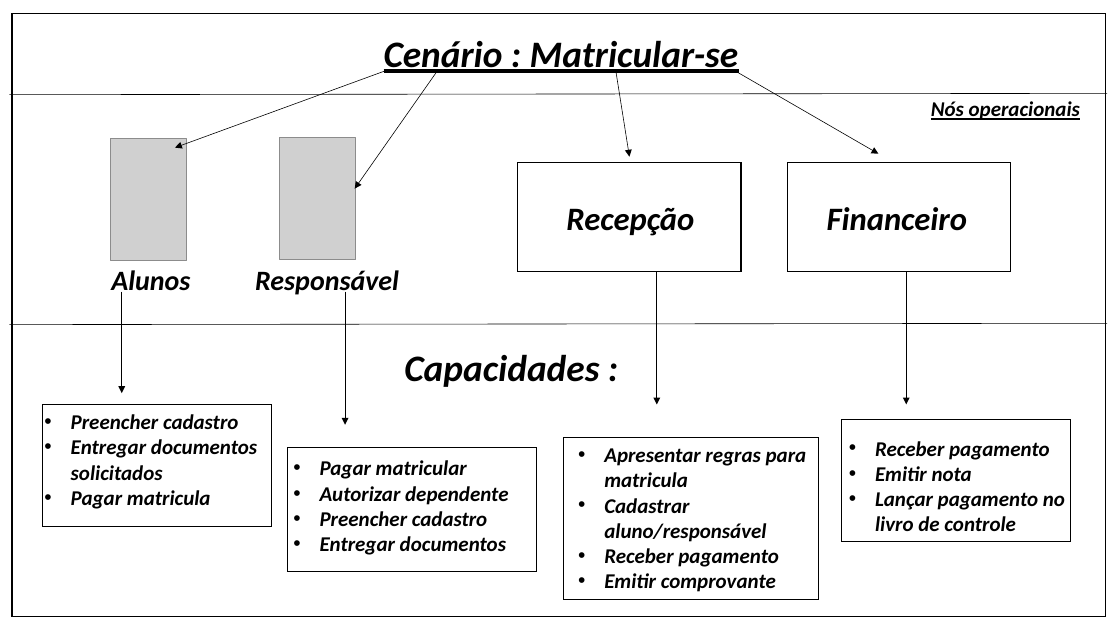
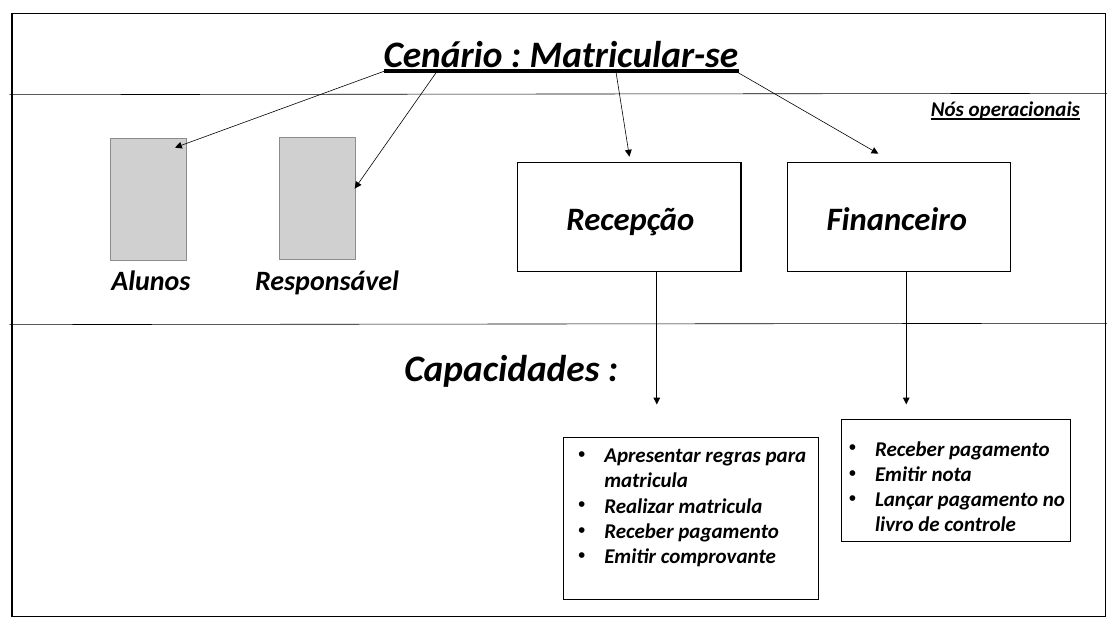
Before and after one commit to Ney-Rocha/OPE-3-semestre, a slide deck: slide 5 of cenario_de_negocio.pptx. Drawn at 1120x630 pixels with LibreOffice and Linux fonts; fonts in the diff are those of the drawing; grey boxes stand for pictures. Boxes give left, top, right and bottom in pixels: in the first picture for what was removed or moved away, otherwise in the second. Text is boxed around its words. In the diff, an @@ line names an element or a change of style, - is before the commit and + after.

```diff
--- a/cenario_de_negocio.pptx
+++ b/cenario_de_negocio.pptx
@@ arrow removed from (122, 292) to (122, 393) @@
@@ arrow removed from (345, 292) to (345, 425) @@
@@ rectangle removed at (42, 405, 271, 528) @@
@@ text removed at (71, 414, 257, 509) @@
-• Preencher cadastro
-• Entregar documentos solicitados
-• Pagar matricula
@@ rectangle removed at (287, 448, 537, 571) @@
@@ text removed at (320, 460, 509, 555) @@
-• Pagar matricular
-• Autorizar dependente
-• Preencher cadastro
-• Entregar documentos
@@ text at (604, 498, 763, 513): text changed @@
-• Cadastrar aluno/responsável
+• Realizar matricula
```
Also in this commit, not shown: 8 other slides changed, 1 other file.
